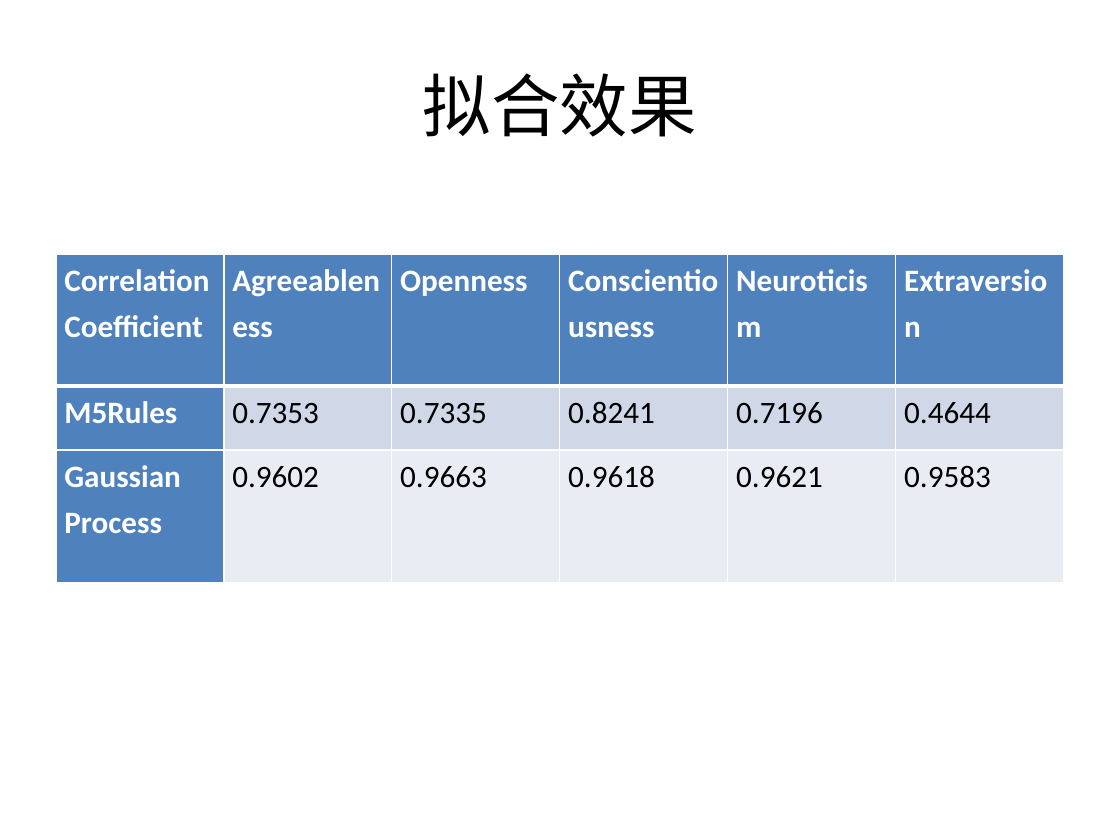
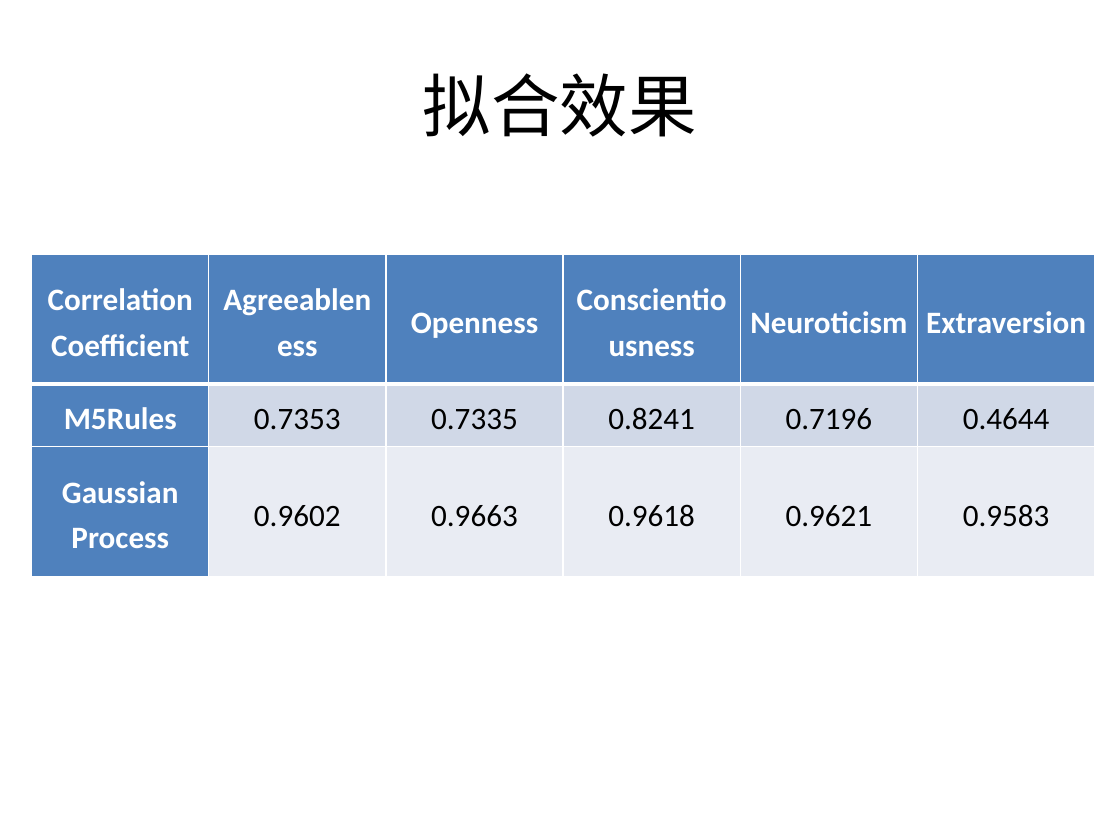
Before and after one commit to east-before-dawn/srt, a slide deck: slide 12 of slides.pptx (slide 11 before the commit). Drawn at 1120x840 pixels with LibreOffice and Linux fonts; fonts in the diff are those of the drawing. Boxes give left, top, right and bottom in pixels: in the first picture for what was removed or moved away, otherwise in the second. Text is boxed around its words. In the diff, an @@ line names an element or a change of style, - is before the commit and + after.

Commit message:
update ppt

```diff
--- a/slides.pptx
+++ b/slides.pptx
@@ table at [31,254,1093,577] @@
@@ alignment justified to centre @@
@@ table: place and size @@
-table at [56,254,1064,582]
+table at [31,254,1093,577]
```
Also in this commit, not shown: 1 other slide changed, 2 slides added, 1 slide removed, 2 other files.
